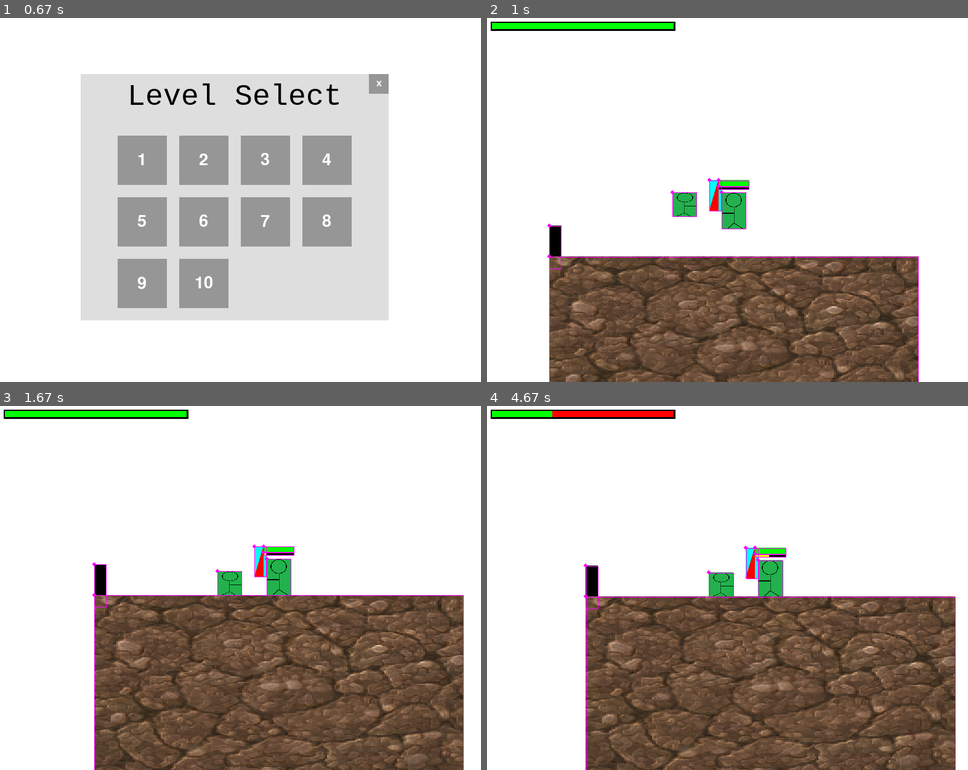
Above: before the commit, frames 1-4 (two rows, left to right).
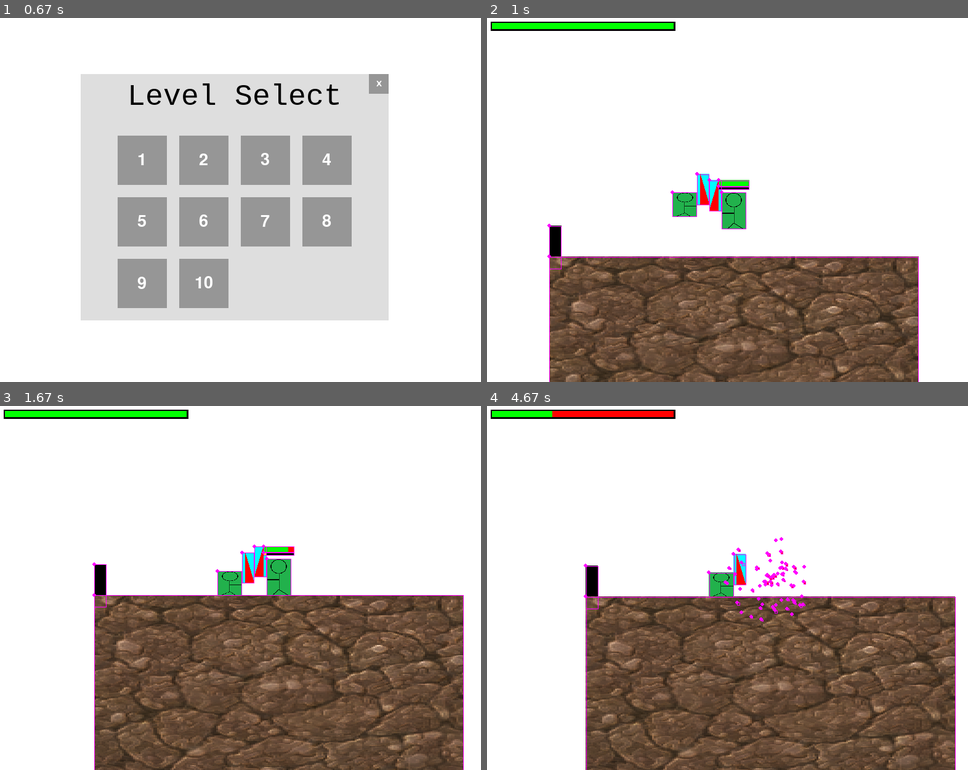
Above: after the commit, the same moments.

Repository: salfk23/2drpg_pygame
Game: pygame game, started from main.py
The game is run twice, just before and just after one commit, with the same random seed, the same clock (stepped at 60 frames per second) and the same inputs.
Inputs (mouse positions are in pixels of both pictures, inside the frame that each line leads up to):
- Up to frame 1 (0.67 s): click (235, 181) at 0.38 s
- Up to frame 2 (1 s): click (631, 159) at 0.72 s
- Up to frame 3 (1.67 s): press the mouse at (235, 660) at 1.03 s; move the mouse to (293, 649) at 1.13 s; release the mouse at (351, 638) at 1.27 s
- Up to frame 4 (4.67 s): press the mouse at (722, 660) at 1.87 s; move the mouse to (674, 657) at 1.97 s; release the mouse at (631, 657) at 2.1 s; press the mouse at (866, 471) at 2.7 s; move the mouse to (713, 569) at 2.8 s; release the mouse at (554, 668) at 2.93 s; press the mouse at (751, 609) at 3.53 s; move the mouse to (698, 537) at 3.63 s; release the mouse at (645, 464) at 3.77 s; tap S at 3.83 s; press the mouse at (866, 471) at 4.2 s; move the mouse to (708, 591) at 4.3 s; release the mouse at (549, 715) at 4.43 s

Frame 1 is identical in both runs. In frame 2, 0.2% of the frame differs, in the area x 43-47%, y 42-52%; in frame 3, 0.2%; in frame 4, 1.3%, in the area x 49-67%, y 36-60%.

Commit message:
Finalized how Leveling, Entity, and Weapons are used in game.

Diff:
--- a/assets/objects/characters.py
+++ b/assets/objects/characters.py
@@ -1,6 +1,6 @@
 
 import pygame
-from game_engine.entities.character import Enemy, Player
+from game_engine.entities.character import Enemy as EnemyConstruct , Player as PlayerConstruct
 from game_engine.entities.particles import ExplosionParticle
 
 from game_engine.helpers import Colors, Direction, Size2D
@@ -8,7 +8,7 @@
 from assets.images.library import player_image
 from assets.sounds.library import death_sound
 
-class PlayerCharacter(Player):
+class Player(PlayerConstruct):
     def __init__(self, position: pygame.Vector2, size: Size2D, speed: int, jump_power: int):
         super().__init__(player_image, position, size, speed, jump_power)
         self.jump_limit = 3
@@ -59,6 +59,10 @@
         if self.position.y > 5000:
             self.die()
 
+    def hurt(self, damage: int):
+        super().hurt(damage)
+        death_sound.play()
+
     def die(self):
         center = self.rect.center
         particles = []
@@ -72,10 +76,10 @@
         self.on_death()
 
 
-class EnemyCharacter(Enemy):
+class Enemy(EnemyConstruct):
     def __init__(self, position: pygame.Vector2, size: Size2D, speed: int, jump_power: int):
         super().__init__(player_image, position, size, speed, jump_power)
-
+        self.flip_interval = 235
         self.actions = {
             pygame.KEYDOWN: {
                 pygame.K_j: self.move_right,
--- a/assets/objects/weapon.py
+++ b/assets/objects/weapons.py
@@ -1,7 +1,3 @@
-
-
-
-import copy
 import pygame
 from game_engine.entities.weapon import Melee, Weapon
 from game_engine.helpers import Colors
@@ -10,14 +6,11 @@
 SampleWeaponSprite.fill(Colors.CYAN)
 pygame.draw.polygon(SampleWeaponSprite, pygame.Color('red'), ( (5, 0), (20, 50),(5, 50)))
 
-sample_weapon = Melee(None, pygame.Vector2(0,0),SampleWeaponSprite, (10, 50), 30, 10)
+sample_weapon = Melee(pygame.Vector2(0,0),SampleWeaponSprite, (10, 50), 30, 10)
 
 
 SampleWeaponSprite = pygame.Surface((20, 50), pygame.SRCALPHA)
 SampleWeaponSprite.fill(Colors.YELLOW)
 pygame.draw.polygon(SampleWeaponSprite, pygame.Color('red'), ( (5, 0), (20, 50),(5, 50)))
 
-sample_weapon2 = Melee(None, pygame.Vector2(0,0),SampleWeaponSprite, (10, 50), 30, 10)
-
-def equip_weapon(player, weapon:Weapon):
-    player.equip(weapon)
+sample_weapon2 = Melee(pygame.Vector2(0,0),SampleWeaponSprite, (10, 50), 30, 10)
--- a/game_engine/entities/character.py
+++ b/game_engine/entities/character.py
@@ -6,7 +6,7 @@
 from game_engine.entities.state import Hurtable, Solid
 from game_engine.entities.weapon import Melee, Weapon
 from game_engine.helpers import Colors, Size2D
-from assets.objects.weapon import sample_weapon
+from assets.objects.weapons import sample_weapon
 
 class Statusbar(Entity):
   def __init__(self, size: Size2D, max: int=100, current: int=100, fill_color: tuple=Colors.GREEN, background_color: tuple=Colors.RED):
--- a/game_engine/entities/weapon.py
+++ b/game_engine/entities/weapon.py
@@ -6,7 +6,7 @@
 
 
 class Weapon(MovableEntity, BiDirectionalEntity):
-  def __init__(self, owner:Entity, anchor:pygame.Vector2, sprite:pygame.Surface, size:Size2D, damage:int, speed:int):
+  def __init__(self,anchor:pygame.Vector2, sprite:pygame.Surface, size:Size2D, damage:int, speed:int):
     super().__init__((0,0), size)
     BiDirectionalEntity.__init__(self, sprite)
     self.name = "Weapon"
@@ -19,7 +19,7 @@
     self.frame = 0
     self._anchor = anchor
     self.attacked_entities: set[Hurtable] = set()
-    self.owner = owner
+    self.owner = None
     self.type = "None"
 
   def __str__(self):
@@ -59,13 +59,16 @@
   def update(self):
     pass
 
+  def copy(self):
+    raise NotImplementedError
+
 
 
 
 
 class Melee(Weapon):
-  def __init__(self, owner:Entity, anchor:pygame.Vector2, sprite:pygame.Surface, size:Size2D, damage:int, speed:int):
-    super().__init__(owner, anchor, sprite, size, damage, speed)
+  def __init__(self,anchor:pygame.Vector2, sprite:pygame.Surface, size:Size2D, damage:int, speed:int):
+    super().__init__(anchor, sprite, size, damage, speed)
     BiDirectionalEntity.__init__(self, sprite)
     self.name = "Melee"
     self.type = "melee"
@@ -104,3 +107,6 @@
         if entity not in self.attacked_entities:
           self.attacked_entities.add(entity)
           entity.hurt(self.damage)
+
+  def copy(self):
+    return Melee(self.anchor, self.image, self.size, self.damage, self.speed)
--- a/levels/level_1.py
+++ b/levels/level_1.py
@@ -1,14 +1,14 @@
 
 
 import pygame
-from assets.objects.characters import EnemyCharacter, PlayerCharacter
+from assets.objects.characters import Enemy, Player
 from game_engine.entities.entity import EntityManager
 from game_engine.entities.world_objects import Tile
 from game_engine.helpers import Colors
 
 from ui.player import PlayerHUD
 from assets.images.library import dirt_image
-from assets.objects.weapon import sample_weapon
+from assets.objects.weapons import sample_weapon
 
 def level_1():
     """Level 1"""
@@ -21,12 +21,13 @@
 
     wall = Tile(pygame.Vector2(20, 400), (20, 70))
 
-    player = PlayerCharacter(pygame.Vector2(220, 300), (40, 40), 5, 10)
-    en = EnemyCharacter(pygame.Vector2(300, 300), (40, 60), 5, 10)
+    player = Player(pygame.Vector2(220, 300), (40, 40), 5, 10)
+    en = Enemy(pygame.Vector2(300, 300), (40, 60), 5, 10)
     player.name = "Player"
     en.name = "Enemy"
     en.direction = False
-    en.weapon = sample_weapon
+    player.weapon = sample_weapon.copy()
+    en.weapon = sample_weapon.copy()
     wall.name = "Wall"
     em.add(ground)
     em.add(wall)
